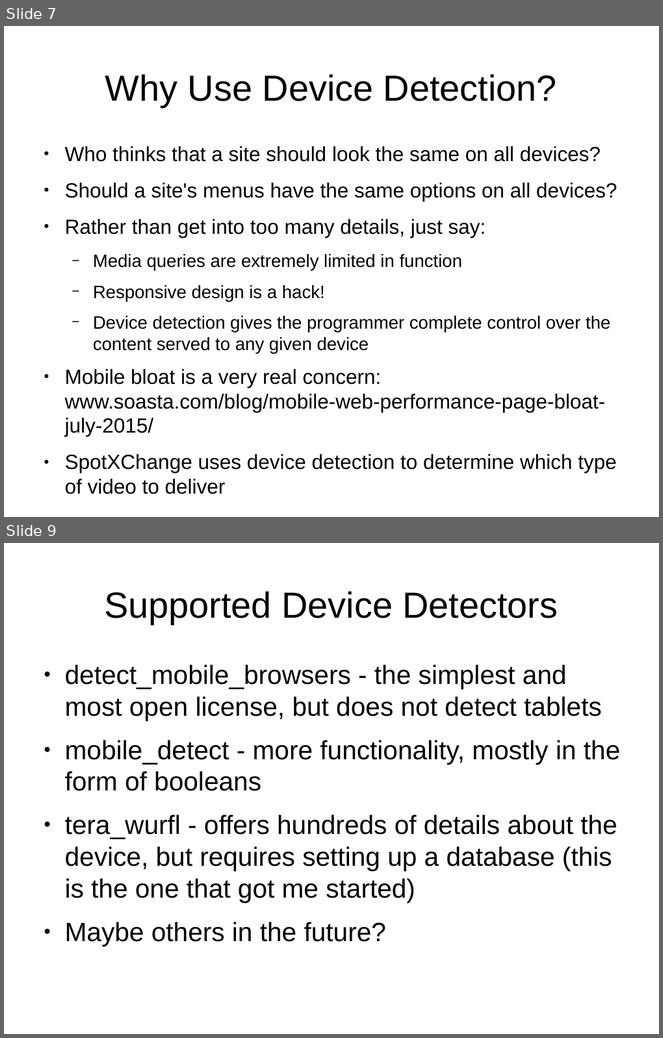
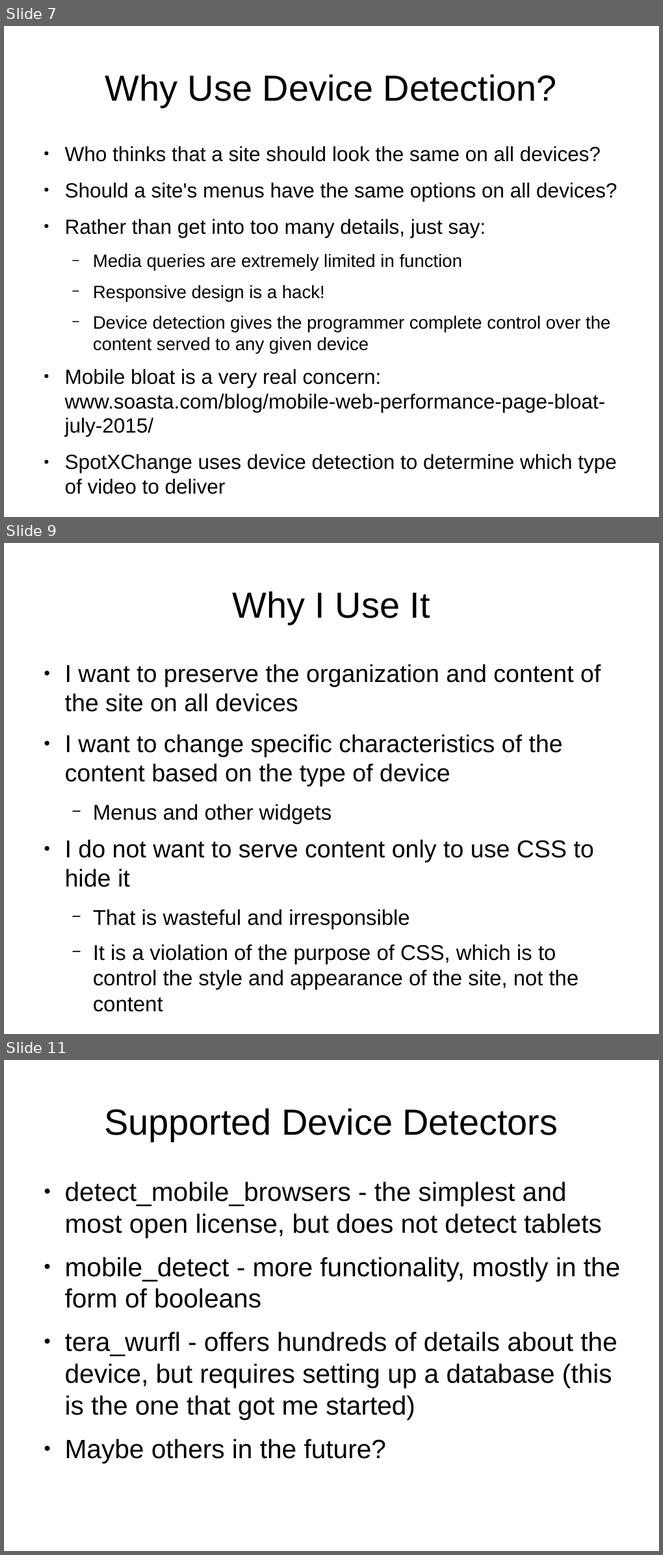
Before and after one commit to tomwhartung/jmws_accoutrements, a slide deck: presentations/2015_09-Joomla/Device_Detection-In_Protostar_and_Beez3.odp. Shown one above the other, each under a label of ours: slides 7 and 9 before the commit, slides 7, 9 and 11 after it; the slides between them are not shown. The pictures are 663x1038 and 663x1555 pixels, drawn with LibreOffice and Linux fonts; fonts in the diff are those of the drawing. Boxes give left, top, right and bottom in pixels: in the first picture for what was removed or moved away, otherwise in the second. Text is boxed around its words. In the diff, an @@ line names an element or a change of style, - is before the commit and + after.

```diff
--- a/presentations/2015_09-Joomla/Device_Detection-In_Protostar_and_Beez3.odp
+++ b/presentations/2015_09-Joomla/Device_Detection-In_Protostar_and_Beez3.odp
@@ slide 9 added at (4,543,659,1034), background #FFFFFF @@
@@ title added at (233,591,430,624), 44 pt, text #000000 @@
+Why I Use It
@@ text added at (65,664,601,1012), 29.6 pt, text #000000 @@
+● I want to preserve the organization and content of the site on all devices
+● I want to change specific characteristics of the content based on the type of device
+  − Menus and other widgets
+● I do not want to serve content only to use CSS to hide it
+  − That is wasteful and irresponsible
+  − It is a violation of the purpose of CSS, which is to control the style and appearance of the site, not the content
@@ what was slide 9 is now slide 11 @@
```
Also in this commit, not shown: 4 slides changed, 4 other slides added, 1 slide removed.
